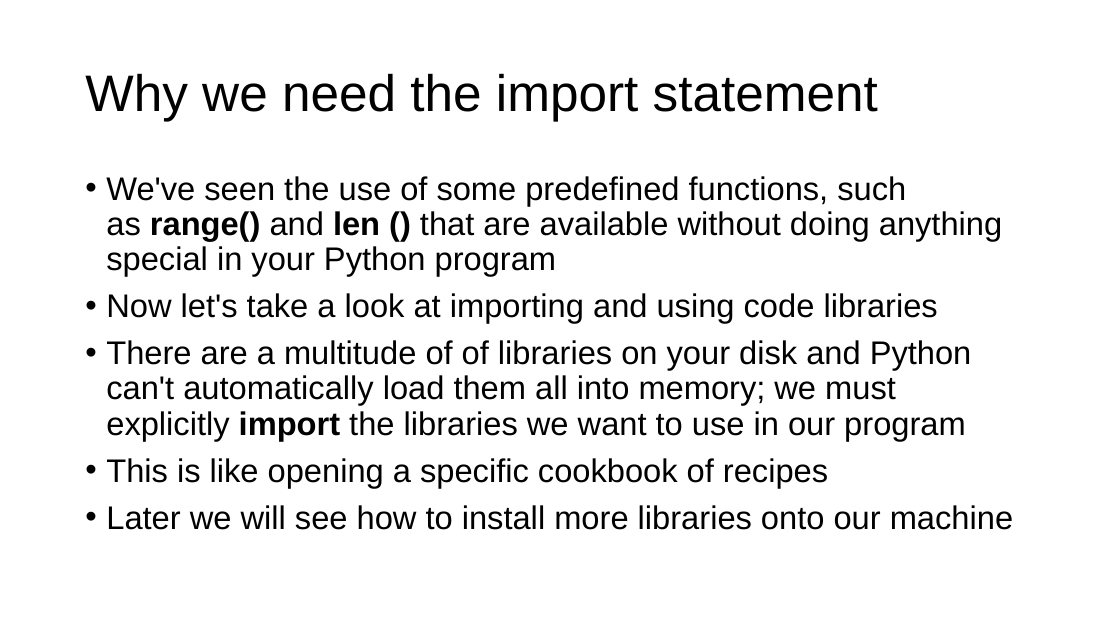
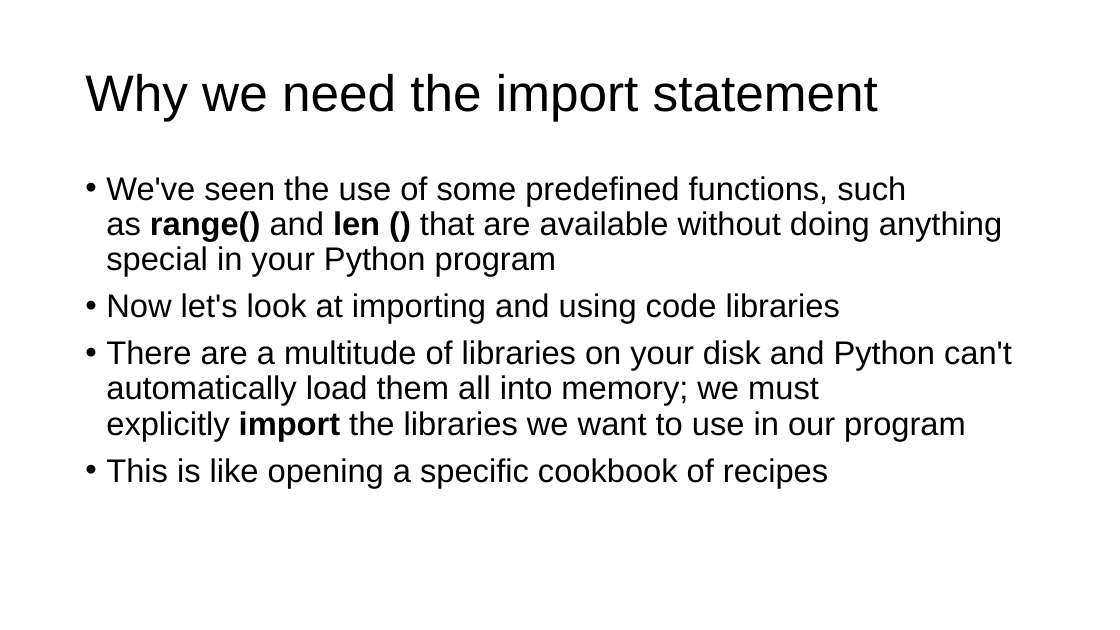
Before and after one commit to parrt/msds501, a slide deck: slide 2 of slides/packages.pptx. Drawn at 1120x630 pixels with LibreOffice and Linux fonts; fonts in the diff are those of the drawing; background and template pictures are left out. Boxes give left, top, right and bottom in pixels: in the first picture for what was removed or moved away, otherwise in the second. Text is boxed around its words. In the diff, an @@ line names an element or a change of style, - is before the commit and + after.

```diff
--- a/slides/packages.pptx
+++ b/slides/packages.pptx
@@ text at [106, 293, 1012, 441]: text changed @@
-• Now let's take a look at importing and using code libraries
-• There are a multitude of of libraries on your disk and Python can't automatically load them all into memory; we must explicitly import the libraries we want to use in our program
+• Now let's look at importing and using code libraries
+• There are a multitude of libraries on your disk and Python can't automatically load them all into memory; we must explicitly import the libraries we want to use in our program
@@ text at [106, 505, 1013, 530]: paragraph removed @@
-• Later we will see how to install more libraries onto our machine
```
Also in this commit, not shown: 3 other slides changed, 2 other files.
